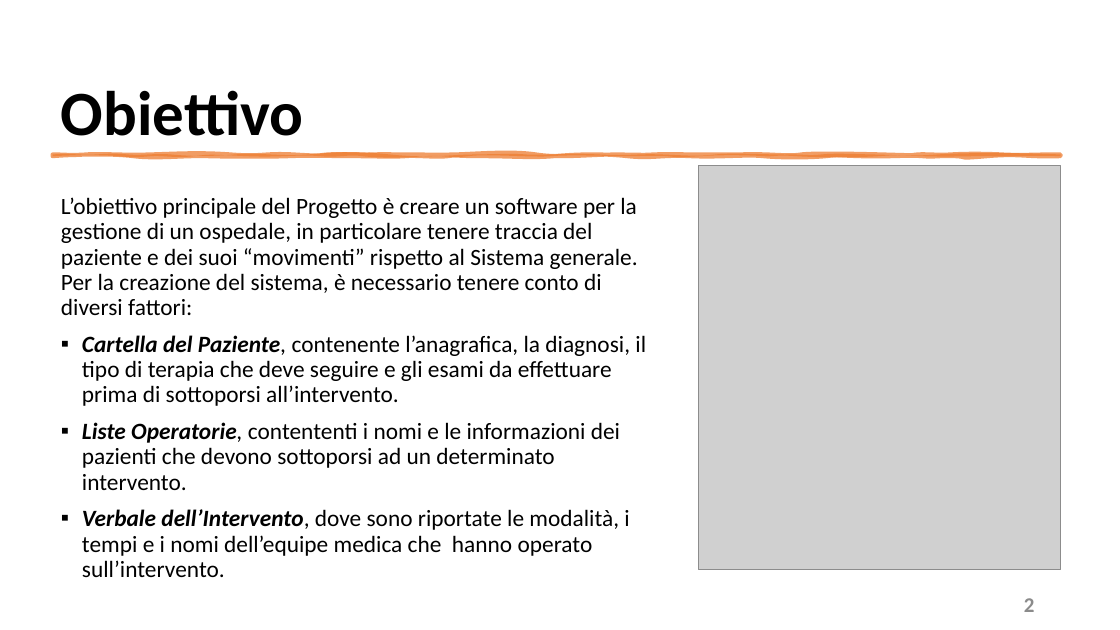
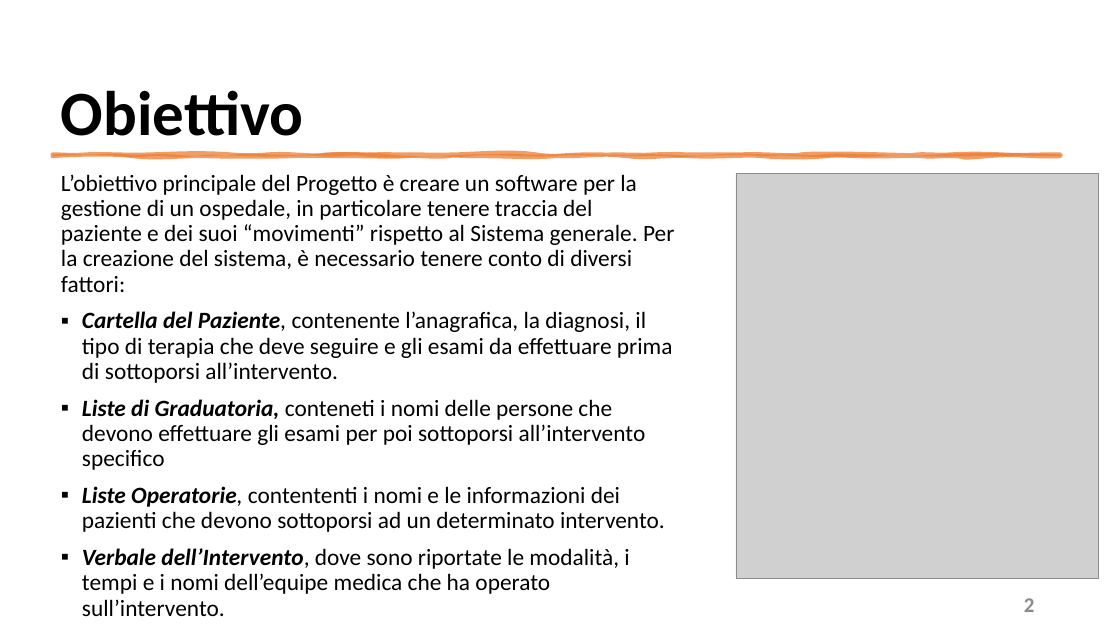
Before and after one commit to mangilimatteo/Progetto_Ingegneria_Software_Cattaneo_Mangili_Saini, a slide deck: slide 2 of Presentazione/Presentazione_Progetto.pptx. Drawn at 1120x630 pixels with LibreOffice and Linux fonts; fonts in the diff are those of the drawing; grey boxes stand for pictures. Boxes give left, top, right and bottom in pixels: in the first picture for what was removed or moved away, otherwise in the second. Text is boxed around its words. In the diff, an @@ line names an element or a change of style, - is before the commit and + after.

Commit message:
Update Presentazione_Progetto
Correzione errori

```diff
--- a/Presentazione/Presentazione_Progetto.pptx
+++ b/Presentazione/Presentazione_Progetto.pptx
@@ text "L’obiettivo principale del Progetto è ...": place and size @@
-text "L’obiettivo principale del Progetto è ..." at <box>61,197,646,577</box>
+text "L’obiettivo principale del Progetto è ..." at <box>61,174,674,616</box>
@@ picture: place and size @@
-picture at <box>699,166,1061,571</box>
+picture at <box>736,173,1098,578</box>
@@ text at <box>82,399,646,470</box>: paragraph added @@
+▪ Liste di Graduatoria, conteneti i nomi delle persone che devono effettuare gli esami per poi sottoporsi all’intervento specifico
@@ text at <box>82,548,629,616</box>: text changed @@
-▪ Verbale dell’Intervento, dove sono riportate le modalità, i tempi e i nomi dell’equipe medica che hanno operato sull’intervento.
+▪ Verbale dell’Intervento, dove sono riportate le modalità, i tempi e i nomi dell’equipe medica che ha operato sull’intervento.
```
Also in this commit, not shown: 7 other slides changed.
